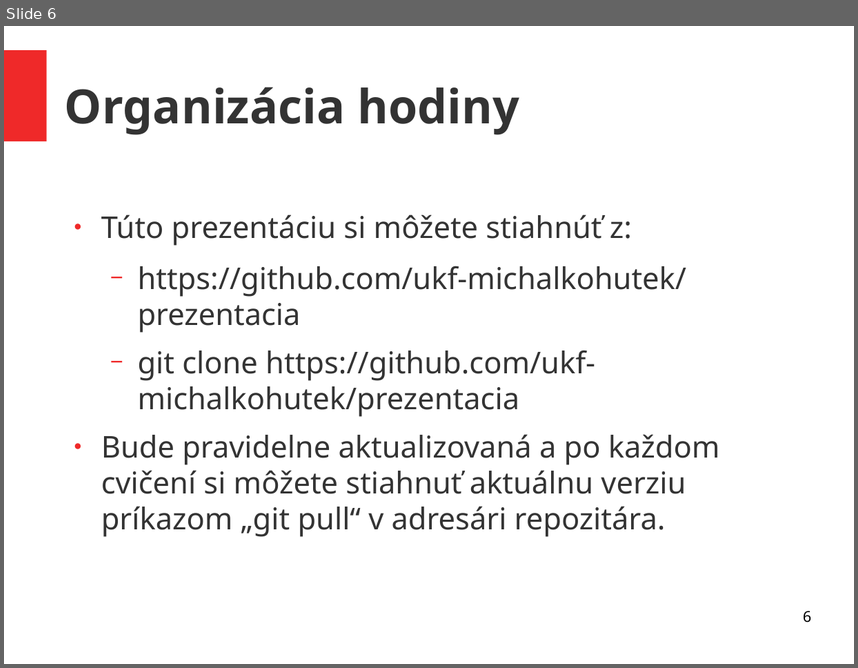
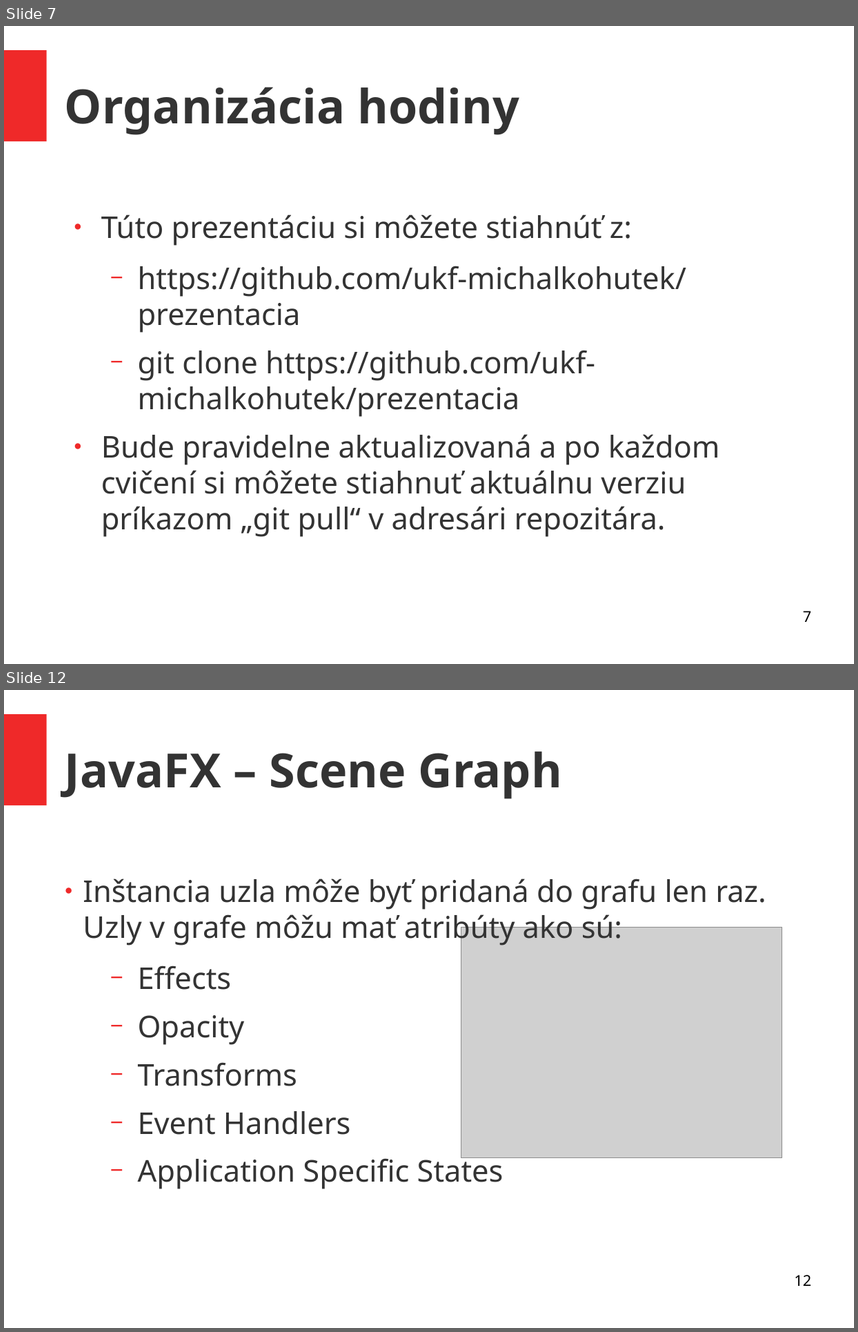
Before and after one commit to ukf-michalkohutek/prezentacia, a slide deck: seminar2.odp. Shown one above the other, each under a label of ours: slide 6 before the commit, slides 7 and 12 after it; the slides between them are not shown. The pictures are 858x668 and 858x1332 pixels, drawn with LibreOffice and Linux fonts; fonts in the diff are those of the drawing; grey boxes stand for pictures. Boxes give left, top, right and bottom in pixels: in the first picture for what was removed or moved away, otherwise in the second. Text is boxed around its words. In the diff, an @@ line names an element or a change of style, - is before the commit and + after.

```diff
--- a/seminar2.odp
+++ b/seminar2.odp
@@ slide 12 added at (4,690,854,1328), background #FFFFFF; not listed: 1 template element that a slide beside it also shows @@
@@ title added at (65,751,562,799), 44 pt, text #333333, bold @@
+JavaFX – Scene Graph
@@ text added at (83,878,766,1189), 28 pt, text #333333 @@
+● Inštancia uzla môže byť pridaná do grafu len raz. Uzly v grafe môžu mať atribúty ako sú:
+  − Effects
+  − Opacity
+  − Transforms
+  − Event Handlers
+  − Application Specific States
@@ picture added at (461,927,783,1157) @@
@@ page number added at (794,1274,811,1285), 14 pt, text #000000 @@
+12
@@ what was slide 6 is now slide 7 @@
@@ page number at (803,610,811,621): text changed @@
-6
+7
```
Also in this commit, not shown: 1 slide changed, 17 other slides added, 1 other file.
